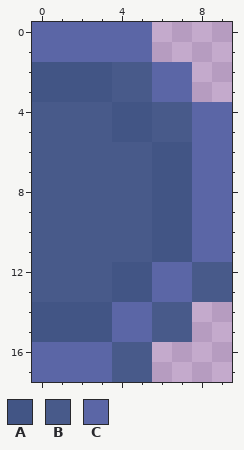
Edited in one commit: pixel-art file (assets/images/gui/aggregate_button_right.aseprite). Above is the file before it was changed.
10x18 pixels, 1 frame. Colours within 5 levels of each other are drawn and written as one.
Palette (. is transparent): A #425585  B #485a8a  C #5b66a6
And afterwards:
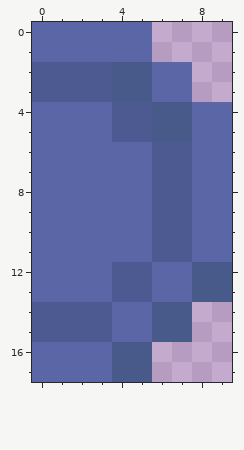
The exact change:
Colour A changes from #425585 to #4c5a91.
Layer "selected":
The edit turns colour B into colour C in rows 4 to 5 at x 0 to 3; in rows 6 to 11 at x 0 to 5; in rows 12 to 13 at x 0 to 3.
